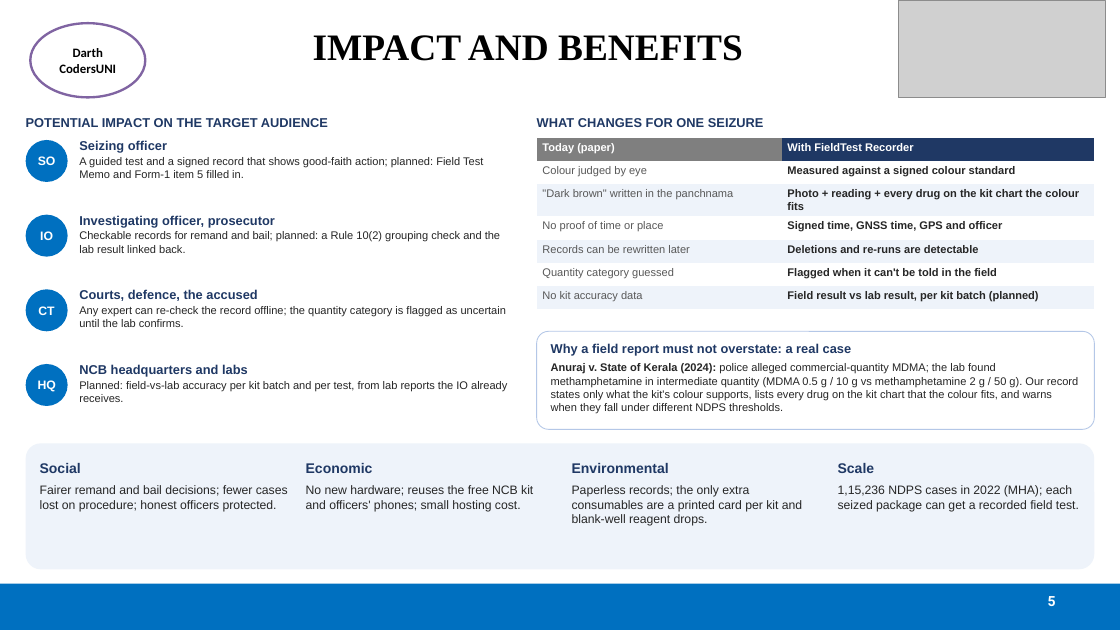
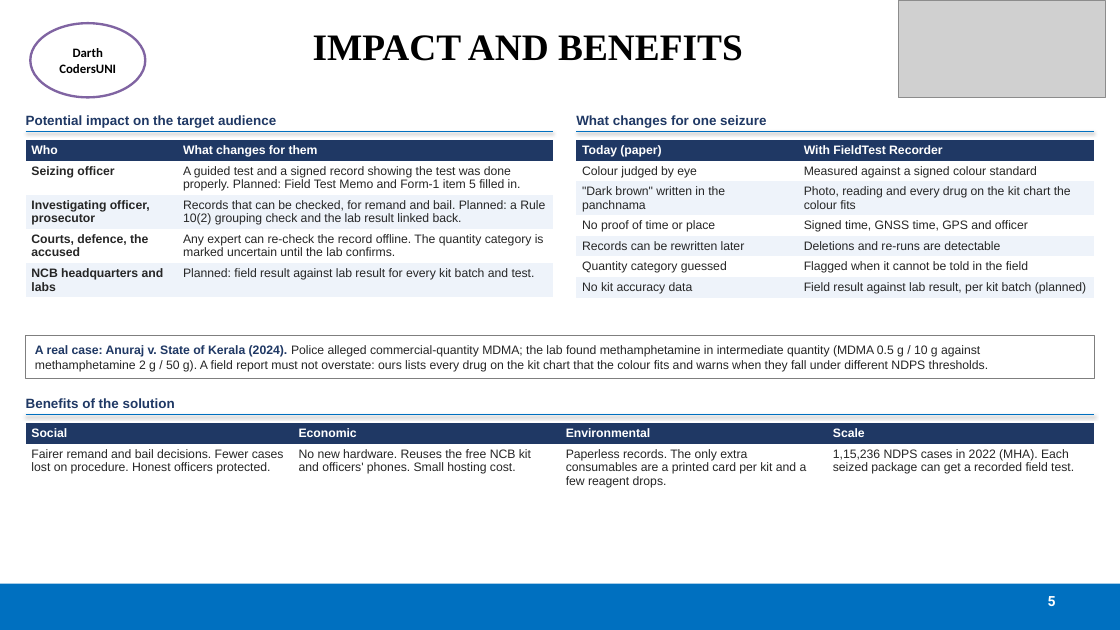
Before and after one commit to Harshith029/fieldtest-recorder, a slide deck: slide 5 of docs/deck/SIH26231_Idea_Submission.pptx. Drawn at 1120x630 pixels with LibreOffice and Linux fonts; fonts in the diff are those of the drawing; grey boxes stand for pictures. Boxes give left, top, right and bottom in pixels: in the first picture for what was removed or moved away, otherwise in the second. Text is boxed around its words. In the diff, an @@ line names an element or a change of style, - is before the commit and + after.

```diff
--- a/docs/deck/SIH26231_Idea_Submission.pptx
+++ b/docs/deck/SIH26231_Idea_Submission.pptx
@@ text at (26, 115, 276, 128): text changed; size 11 to 11.5 pt @@
-POTENTIAL IMPACT ON THE TARGET AUDIENCE
+Potential impact on the target audience
@@ text at (576, 115, 766, 128): text changed; size 11 to 11.5 pt @@
-WHAT CHANGES FOR ONE SEIZURE
+What changes for one seizure
@@ ellipse removed at (26, 140, 68, 182) @@
-SO
@@ line added from (26, 132) to (553, 132), #0070C0 1 pt @@
@@ table added at (26, 140, 554, 295), 5 rows, 2 columns @@
+Who | What changes for them
+Seizing officer | A guided test and a signed record showing the test was done properly. Planned: Field Test Memo and Form-1 item 5 filled in.
+Investigating officer, prosecutor | Records that can be checked, for remand and bail. Planned: a Rule 10(2) grouping check and the lab result linked back.
+Courts, defence, the accused | Any expert can re-check the record offline. The quantity category is marked uncertain until the lab confirms.
+NCB headquarters and labs | Planned: field result against lab result for every kit batch and test.
@@ text removed at (79, 140, 483, 178) @@
-Seizing officer
-A guided test and a signed record that shows good-faith action; planned: Field Test Memo and Form-1 item 5 filled in.
@@ table at (576, 140, 1095, 298) @@
-row 3, column 2: Photo + reading + every drug on the kit chart the colour fits
+row 3, column 2: Photo, reading and every drug on the kit chart the colour fits
-row 6, column 2: Flagged when it can't be told in the field
+row 6, column 2: Flagged when it cannot be told in the field
-row 7, column 2: Field result vs lab result, per kit batch (planned)
+row 7, column 2: Field result against lab result, per kit batch (planned)
@@ fill #7F7F7F to #1F3864 in row 1, column 1 @@
@@ size 9.5 to 10.5 pt in "Today (paper)", "With FieldTest Recorder", "Colour judged by eye", "Measured against a signed colour standard" and 7 more places @@
@@ text colour #595959 to #262626 in "Colour judged by eye", ""Dark brown" written in the panchnama", "No proof of time or place", "Records can be rewritten later" and 2 more places @@
@@ bold off in "Measured against a signed colour standard", "Signed time, GNSS time, GPS and officer", "Deletions and re-runs are detectable" @@
@@ table: place and size @@
-table at (537, 138, 1095, 441)
+table at (576, 140, 1095, 298)
@@ line added from (576, 132) to (1095, 132), #0070C0 1 pt @@
@@ ellipse removed at (26, 215, 68, 257) @@
-IO
@@ text removed at (79, 215, 500, 253) @@
-Investigating officer, prosecutor
-Checkable records for remand and bail; planned: a Rule 10(2) grouping check and the lab result linked back.
@@ ellipse removed at (26, 289, 68, 331) @@
-CT
@@ text removed at (79, 289, 506, 327) @@
-Courts, defence, the accused
-Any expert can re-check the record offline; the quantity category is flagged as uncertain until the lab confirms.
@@ rectangle added at (26, 335, 1095, 379), fill #FFFFFF, outline #7F7F7F 0.75 pt @@
@@ text at (35, 345, 988, 372): text changed; size 9.5 to 10.5 pt @@
-Why a field report must not overstate: a real case
-Anuraj v. State of Kerala (2024): police alleged commercial-quantity MDMA; the lab found methamphetamine in intermediate quantity (MDMA 0.5 g / 10 g vs methamphetamine 2 g / 50 g). Our record states only what the kit's colour supports, lists every drug on the kit chart that the colour fits, and warns when they fall under different NDPS thresholds.
+A real case: Anuraj v. State of Kerala (2024). Police alleged commercial-quantity MDMA; the lab found methamphetamine in intermediate quantity (MDMA 0.5 g / 10 g against methamphetamine 2 g / 50 g). A field report must not overstate: ours lists every drug on the kit chart that the colour fits and warns when they fall under different NDPS thresholds.
@@ rounded rectangle removed at (537, 331, 1095, 429) @@
@@ ellipse removed at (26, 364, 68, 406) @@
-HQ
@@ text removed at (79, 364, 507, 402) @@
-NCB headquarters and labs
-Planned: field-vs-lab accuracy per kit batch and per test, from lab reports the IO already receives.
@@ text added at (26, 398, 175, 408), 11.5 pt, text #1F3864, bold @@
+Benefits of the solution
@@ line added from (26, 415) to (1095, 415), #0070C0 1 pt @@
@@ rounded rectangle removed at (26, 444, 1095, 570) @@
@@ table added at (26, 423, 1095, 492), 2 rows, 4 columns @@
+Social | Economic | Environmental | Scale
+Fairer remand and bail decisions. Fewer cases lost on procedure. Honest officers protected. | No new hardware. Reuses the free NCB kit and officers' phones. Small hosting cost. | Paperless records. The only extra consumables are a printed card per kit and a few reagent drops. | 1,15,236 NDPS cases in 2022 (MHA). Each seized package can get a recorded field test.
@@ text removed at (40, 463, 288, 512) @@
-Social
-Fairer remand and bail decisions; fewer cases lost on procedure; honest officers protected.
@@ text removed at (306, 463, 533, 512) @@
-Economic
-No new hardware; reuses the free NCB kit and officers' phones; small hosting cost.
@@ text removed at (572, 463, 802, 526) @@
-Environmental
-Paperless records; the only extra consumables are a printed card per kit and blank-well reagent drops.
@@ text removed at (838, 463, 1079, 512) @@
-Scale
-1,15,236 NDPS cases in 2022 (MHA); each seized package can get a recorded field test.
```
Also in this commit, not shown: 3 other slides changed, 3 other files.
